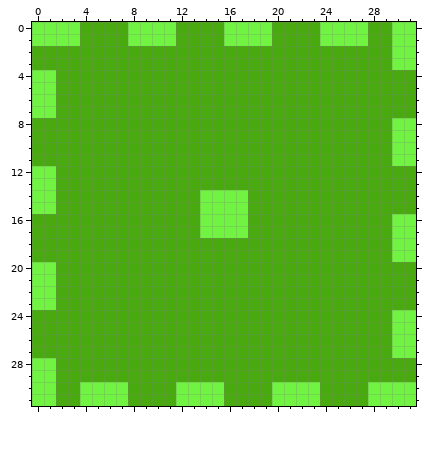
Edited in one commit: pixel-art file (Assets/Sprites/Finish.ase). This is how it looked before the edit.
32x32 pixels, 1 frame.
After:
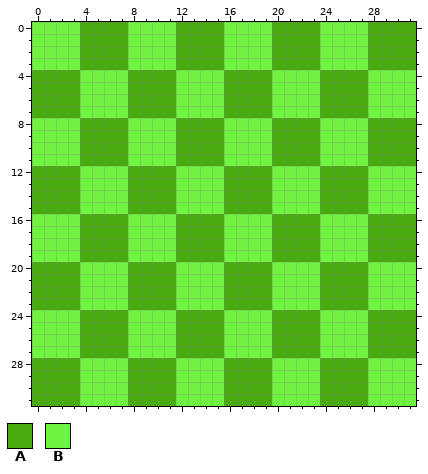
Palette (. is transparent): A #49aa10  B #71f341
Edits made:
The edit turns colour B into colour A in rows 0 to 3 at x 30 to 31; in rows 4 to 7 at x 0 to 1; in rows 8 to 11 at x 30 to 31; in rows 12 to 13 at x 0 to 1; in rows 14 to 15 at x 0 to 1 and 16 to 17; in rows 16 to 17 at x 14 to 15 and 30 to 31.
The edit turns colour B into colour A in rows 18 to 19 at x 30 to 31; in rows 20 to 23 at x 0 to 1; in rows 24 to 27 at x 30 to 31; in rows 28 to 31 at x 0 to 1.
The edit turns colour A into colour B in rows 2 to 3 at x 0 to 3, 8 to 11, 16 to 19 and 24 to 27; in rows 4 to 7 at x 4 to 7, 12 to 15, 20 to 23 and 28 to 31; in rows 8 to 11 at x 0 to 3, 8 to 11, 16 to 19 and 24 to 27; in rows 12 to 13 at x 4 to 7, 12 to 15, 20 to 23 and 28 to 31; in rows 14 to 15 at x 4 to 7, 12 to 13, 20 to 23 and 28 to 31; in rows 16 to 17 at x 0 to 3, 8 to 11, 18 to 19 and 24 to 27.
The edit turns colour A into colour B in rows 18 to 19 at x 0 to 3, 8 to 11, 16 to 19 and 24 to 27; in rows 20 to 23 at x 4 to 7, 12 to 15, 20 to 23 and 28 to 31; in rows 24 to 27 at x 0 to 3, 8 to 11, 16 to 19 and 24 to 27; in rows 28 to 29 at x 4 to 7, 12 to 15, 20 to 23 and 28 to 31.
